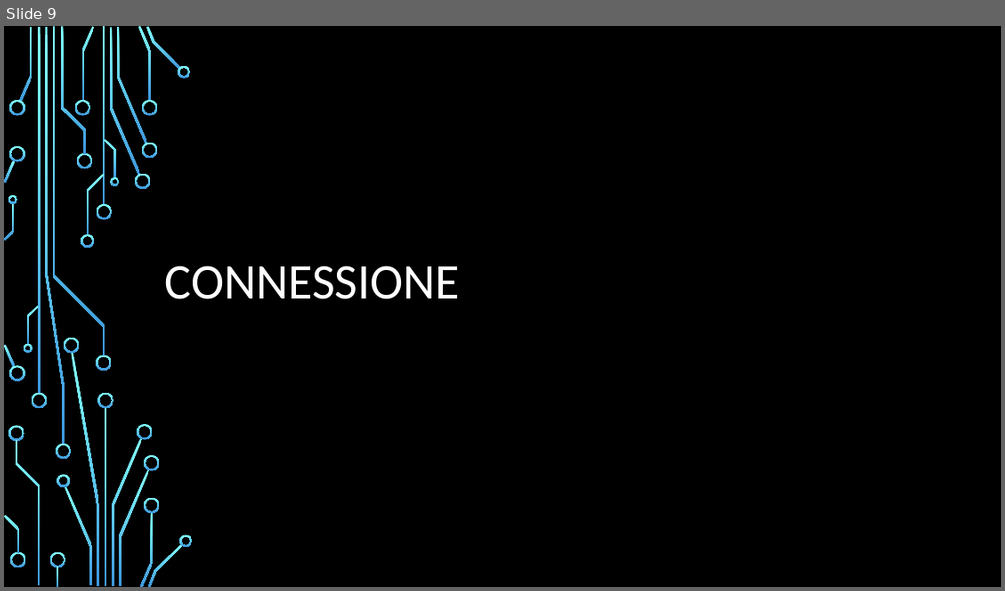
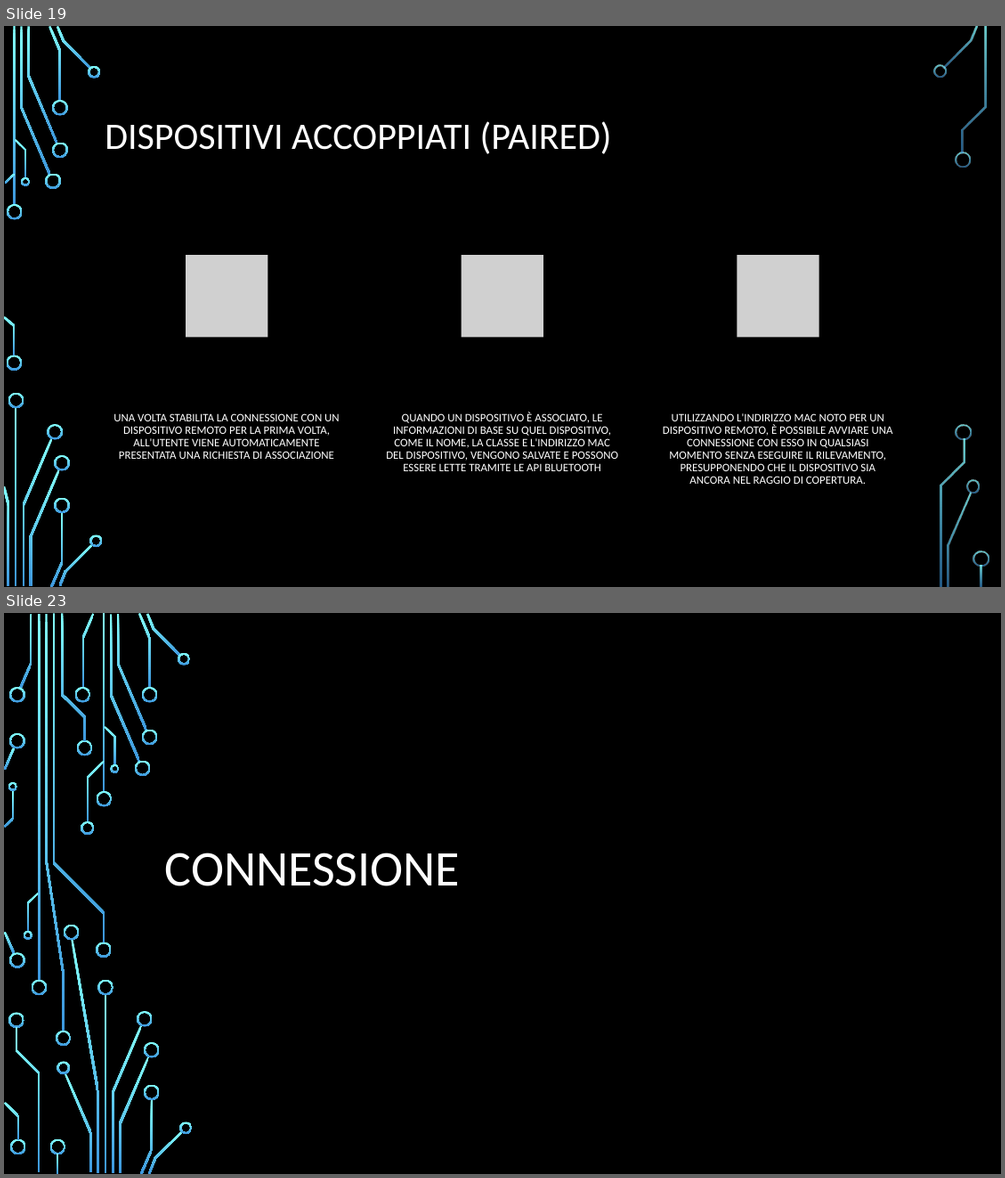
Before and after one commit to FNX-hub/ProgettoMP, a slide deck: Bluetooth.pptx. Shown one above the other, each under a label of ours: slide 9 before the commit, slides 19 and 23 after it; the slides between them are not shown. The pictures are 1005x591 and 1005x1178 pixels, drawn with LibreOffice and Linux fonts; fonts in the diff are those of the drawing; grey boxes stand for pictures; background and template pictures are left out. Boxes give left, top, right and bottom in pixels: in the first picture for what was removed or moved away, otherwise in the second. Text is boxed around its words. In the diff, an @@ line names an element or a change of style, - is before the commit and + after.

```diff
--- a/Bluetooth.pptx
+++ b/Bluetooth.pptx
@@ slide 19 added at <box>4,26,1001,587</box>, background picture (left out) @@
@@ title added at <box>105,121,612,154</box>, 36 pt, text #FFFFFF @@
+DISPOSITIVI ACCOPPIATI (PAIRED)
@@ group added at <box>113,224,893,483</box>: 3 ellipses, 3 pictures, 3 texts @@
+UNA VOLTA STABILITA LA CONNESSIONE CON UN DISPOSITIVO REMOTO PER LA PRIMA VOLTA, ALL'UTENTE VIENE AUTOMATICAMENTE PRESENTATA UNA RICHIESTA DI ASSOCIAZIONE
+QUANDO UN DISPOSITIVO È ASSOCIATO, LE INFORMAZIONI DI BASE SU QUEL DISPOSITIVO, COME IL NOME, LA CLASSE E L'INDIRIZZO MAC DEL DISPOSITIVO, VENGONO SALVATE E POSSONO ESSERE LETTE TRAMITE LE API BLUETOOTH
+UTILIZZANDO L'INDIRIZZO MAC NOTO PER UN DISPOSITIVO REMOTO, È POSSIBILE AVVIARE UNA CONNESSIONE CON ESSO IN QUALSIASI MOMENTO SENZA ESEGUIRE IL RILEVAMENTO, PRESUPPONENDO CHE IL DISPOSITIVO SIA ANCORA NEL RAGGIO DI COPERTURA.
@@ group added at <box>4,26,989,587</box>: 33 freeform shapes, 3 rectangles @@
@@ what was slide 9 is now slide 23 @@
```
Also in this commit, not shown: 7 slides changed, 13 other slides added, 1 slide removed.
